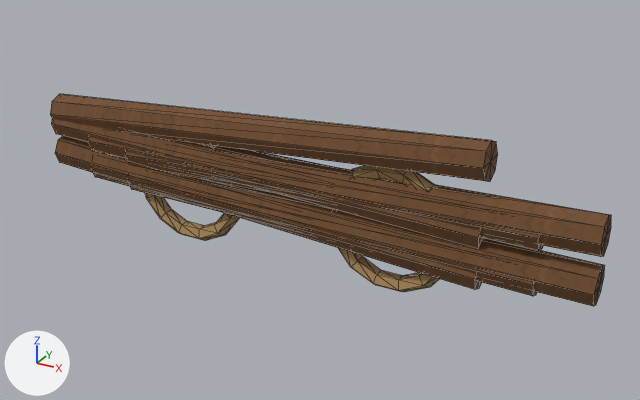
One commit to the OBJ model Assets/ProjectOEN/ProductionArt/Meshes/props_tools/pr-003_wood_poles_bundle__bundle.obj: the scene before it, then after it.
Both versions are drawn from a 50 mm lens placed at (1.23, -2.026, 1.23), pointed at (0.09, 0.047, 0.193). Every picture has the same lights, and +X, +Y and +Z are marked at lower left. The first picture is the older version. Mesh edges are drawn as thin lines. Where no turn or scale is listed for an object, it has been applied to the vertices. Vertices at exactly the same position are counted once.

Script lines for the objects in view, before the commit:
```python
me_pr_003_wood_poles_bundle__bundle = bpy.data.meshes.new('pr-003_wood_poles_bundle__bundle')
me_pr_003_wood_poles_bundle__bundle.from_pydata(...)  # 266 vertices, 504 faces; spans x -0.85..0.91, y -0.05..0.06, z -0.01..0.48
# faces by material slot: [224, 280]
me_pr_003_wood_poles_bundle__bundle.materials.append(mat_wood)  # picture img_wood_albedo_png
me_pr_003_wood_poles_bundle__bundle.materials.append(mat_rope)  # picture img_rope_albedo_png
ob_pr_003_wood_poles_bundle__bundle = bpy.data.objects.new('pr-003_wood_poles_bundle__bundle', me_pr_003_wood_poles_bundle__bundle)
ob_pr_003_wood_poles_bundle__bundle.location = (0.0, 0.0, 0.0)
```
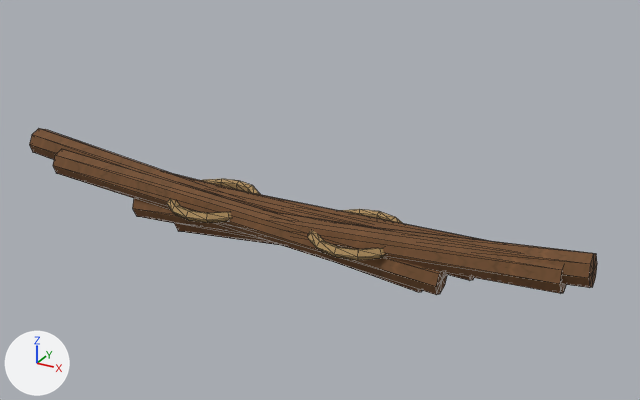
Location of each change, (x1, y1, x2, y2) in pixels of the pictures (640 x 400 px; the box of a moved part takes in the faces that stretch with it):
'pr-003_wood_poles_bundle__bundle', reshaped (21% shorter): before (50, 94, 611, 306); after (29, 128, 597, 295)
part 1 of me_pr_003_wood_poles_bundle__bundle, moved or reshaped: before (55, 136, 482, 289); after (29, 128, 422, 292)
part 2 of me_pr_003_wood_poles_bundle__bundle, moved or reshaped: before (51, 119, 485, 249); after (53, 149, 447, 295)
part 3 of me_pr_003_wood_poles_bundle__bundle, moved or reshaped: before (90, 165, 537, 296); after (176, 174, 474, 281)
part 4 of me_pr_003_wood_poles_bundle__bundle, moved or reshaped: before (125, 152, 611, 257); after (249, 192, 488, 241)
part 5 of me_pr_003_wood_poles_bundle__bundle, moved or reshaped: before (50, 94, 498, 182); after (133, 198, 566, 294)
part 6 of me_pr_003_wood_poles_bundle__bundle, moved or reshaped: before (127, 178, 605, 306); after (174, 223, 597, 288)
part 7 of me_pr_003_wood_poles_bundle__bundle, moved or reshaped: before (145, 144, 239, 241); after (167, 179, 261, 223)
part 8 of me_pr_003_wood_poles_bundle__bundle, moved or reshaped: before (332, 165, 439, 292); after (307, 209, 402, 261)
part 9 of me_pr_003_wood_poles_bundle__bundle, deleted: before (88, 137, 543, 250)

Patch to the scene script:
```diff
--- a/Assets/ProjectOEN/ProductionArt/Meshes/props_tools/pr-003_wood_poles_bundle__bundle.obj.py
+++ b/Assets/ProjectOEN/ProductionArt/Meshes/props_tools/pr-003_wood_poles_bundle__bundle.obj.py
@@ me_pr_003_wood_poles_bundle__bundle @@
 # used by ob_pr_003_wood_poles_bundle__bundle; location = (0.0, 0.0, 0.0)
-me_pr_003_wood_poles_bundle__bundle.from_pydata(...)  # 266 vertices, 504 faces; spans x -0.85..0.91, y -0.05..0.06, z -0.01..0.48
+me_pr_003_wood_poles_bundle__bundle.from_pydata(...)  # 248 vertices, 472 faces; spans x -0.97..0.89, y -0.15..0.15, z 0.01..0.25
+# me_pr_003_wood_poles_bundle__bundle part 1: the loose piece of 18 vertices spanning x -0.85..0.61, y -0.05..0.06, z 0.06..0.26 is turned 2.8 degrees about the y axis through its middle and scaled by 0.978, then moved by (-0.14, 0.0, -0.03)
+# me_pr_003_wood_poles_bundle__bundle part 2: the loose piece of 18 vertices spanning x -0.85..0.61, y -0.05..0.06, z 0.18..0.36 is turned 1.1 degrees about the y axis through its middle and scaled by 0.924, then moved by (-0.04, -0.04, -0.14)
+# me_pr_003_wood_poles_bundle__bundle part 3: the loose piece of 18 vertices spanning x -0.7..0.76, y -0.05..0.06, z 0.08..0.24 is scaled about its middle by (0.869, 0.818, 0.778), then moved by (-0.08, 0.02, -0.03)
+# me_pr_003_wood_poles_bundle__bundle part 4: the loose piece of 18 vertices spanning x -0.55..0.91, y -0.05..0.06, z 0.2..0.34 is scaled about its middle by (0.979, 0.818, 0.815), then moved by (-0.13, 0.03, -0.14)
+# me_pr_003_wood_poles_bundle__bundle part 5: the loose piece of 18 vertices spanning x -0.85..0.61, y -0.05..0.06, z 0.28..0.48 is scaled about its middle by (0.924, 0.818, 0.9), then moved by (0.28, -0.04, -0.25)
+# me_pr_003_wood_poles_bundle__bundle part 6: the loose piece of 18 vertices spanning x -0.55..0.91, y -0.05..0.06, z 0.1..0.22 is turned -6.9 degrees about the y axis through its middle and scaled by 0.869, then moved by (0.08, -0.02, -0.03)
+# me_pr_003_wood_poles_bundle__bundle part 7: the loose piece of 70 vertices spanning x -0.54..-0.14, y -0.02..0.02, z -0.01..0.37 is multiplied about its middle by the matrix ((0.0, 0.0, -0.762), (0.762, 0.0, 0.0), (0.0, -0.762, 0.0)), then moved by (0.09, 0.0, -0.04)
+# me_pr_003_wood_poles_bundle__bundle part 8: the loose piece of 70 vertices spanning x 0.14..0.54, y -0.02..0.02, z -0.01..0.37 is multiplied about its middle by the matrix ((0.0, 0.0, -0.762), (0.762, 0.0, 0.0), (0.0, -0.762, 0.0)), then moved by (-0.1, 0.0, -0.04)
+# me_pr_003_wood_poles_bundle__bundle part 9: the loose piece of 18 vertices spanning x -0.7..0.76, y -0.05..0.06, z 0.21..0.33 is deleted
 me_pr_003_wood_poles_bundle__bundle.materials.append(mat_wood)
```
